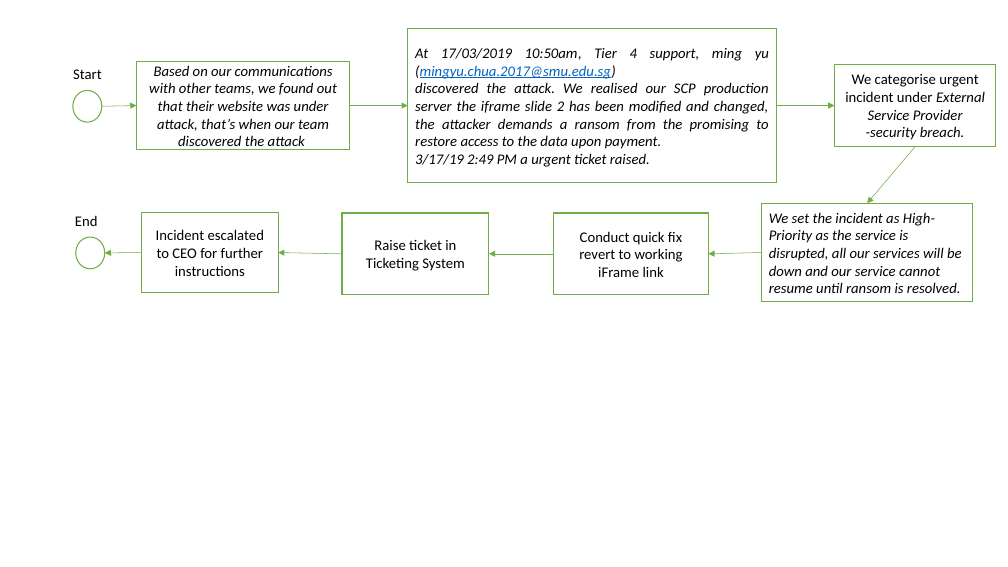
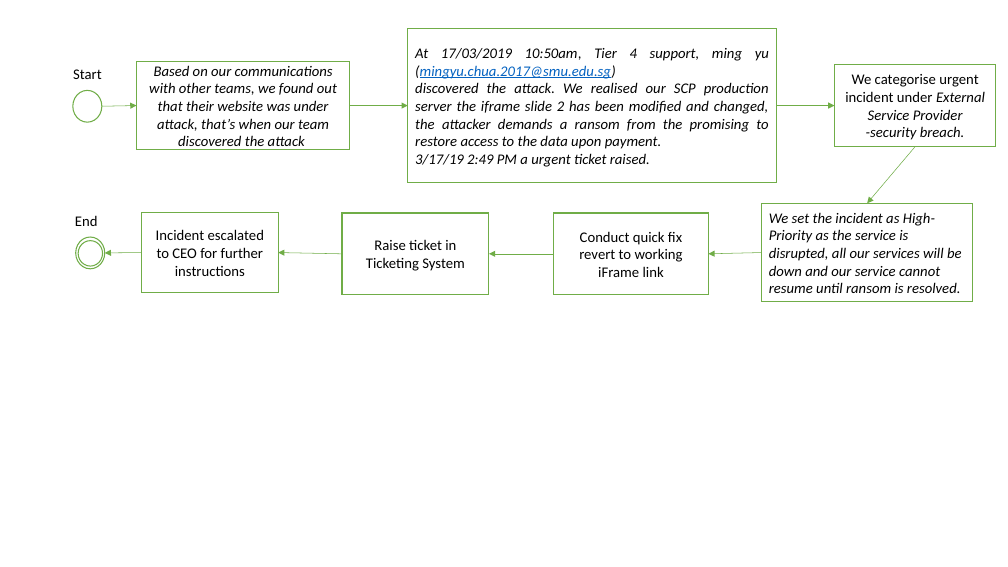
Before and after one commit to cmy96/esm214, a slide deck: slide 1 of IM Procedure.pptx. Drawn at 1008x567 pixels with LibreOffice and Linux fonts; fonts in the diff are those of the drawing. Boxes give left, top, right and bottom in pixels: in the first picture for what was removed or moved away, otherwise in the second. Text is boxed around its words. In the diff, an @@ line names an element or a change of style, - is before the commit and + after.

Commit message:
update IM

```diff
--- a/IM Procedure.pptx
+++ b/IM Procedure.pptx
@@ ellipse added at <box>78,240,102,266</box>, fill #FFFFFF, outline #70AD47 1 pt @@
```
